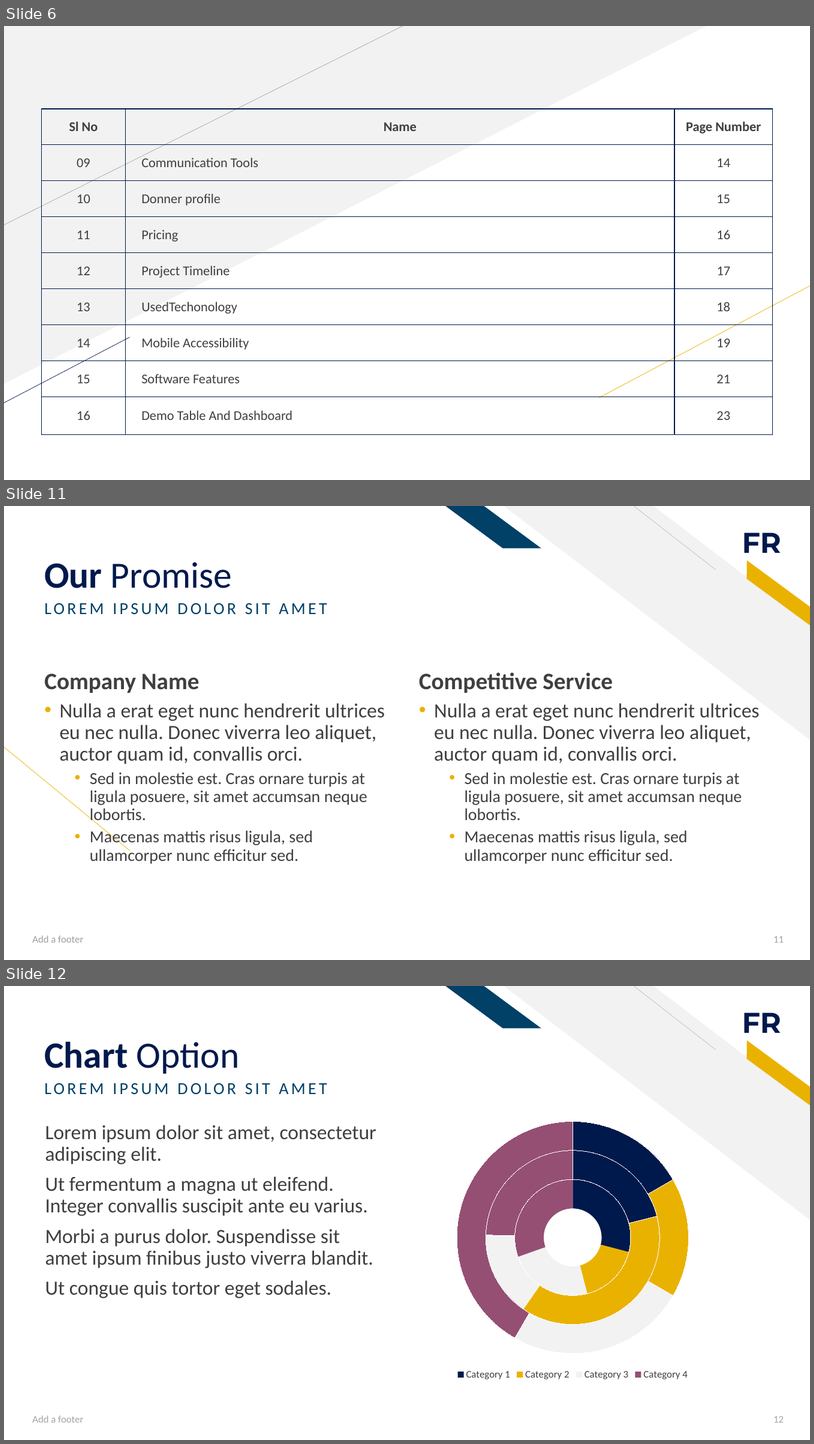
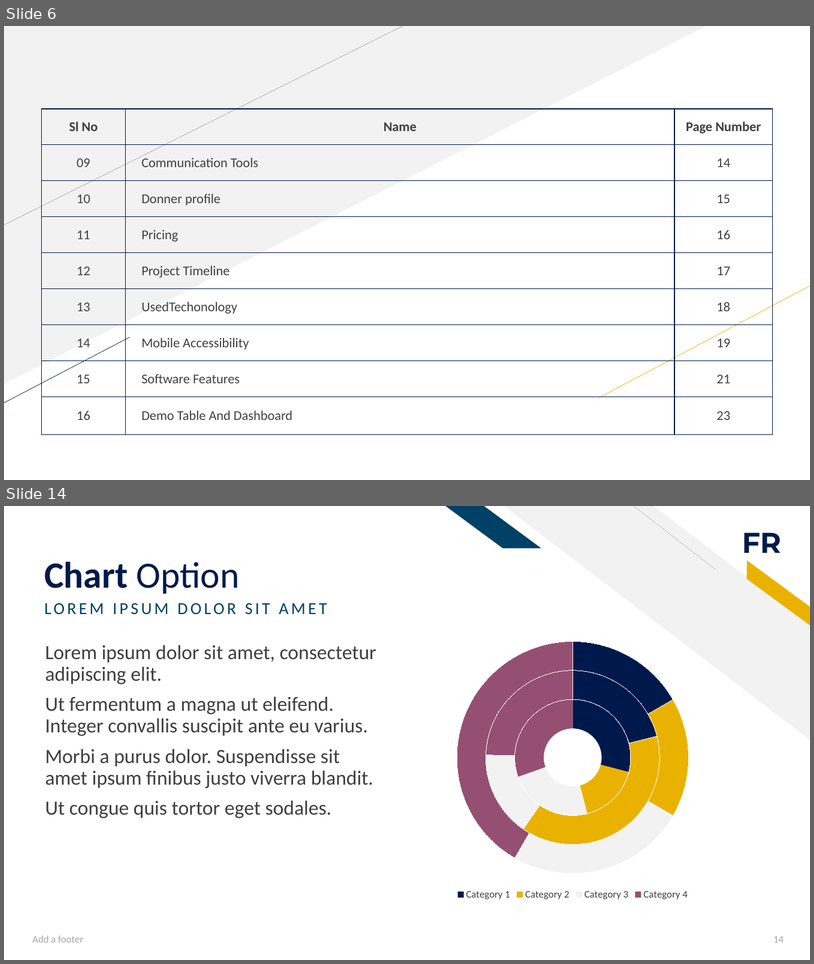
Before and after one commit to SharminAkter13/php_project, a slide deck: Donation Management System.pptx. Shown one above the other, each under a label of ours: slides 6, 11 and 12 before the commit, slides 6 and 14 after it; the slides between them are not shown. The pictures are 814x1444 and 814x964 pixels, drawn with LibreOffice and Linux fonts; fonts in the diff are those of the drawing. Boxes give left, top, right and bottom in pixels: in the first picture for what was removed or moved away, otherwise in the second. Text is boxed around its words. In the diff, an @@ line names an element or a change of style, - is before the commit and + after.

```diff
--- a/Donation Management System.pptx
+++ b/Donation Management System.pptx
@@ slide 11 removed at [4,506,810,960], background #FFFFFF; not listed: 5 template elements that a slide beside it also shows @@
@@ title removed at [44,562,233,588] @@
-Our Promise
@@ text removed at [44,603,327,615] @@
-LOREM IPSUM DOLOR SIT AMET
@@ text removed at [44,673,200,693] @@
-Company Name
@@ text removed at [419,672,613,693] @@
-Competitive Service
@@ text removed at [60,703,385,864] @@
-• Nulla a erat eget nunc hendrerit ultrices eu nec nulla. Donec viverra leo aliquet, auctor quam id, convallis orci.
-  • Sed in molestie est. Cras ornare turpis at ligula posuere, sit amet accumsan neque lobortis.
-  • Maecenas mattis risus ligula, sed ullamcorper nunc efficitur sed.
@@ text removed at [434,703,760,864] @@
-• Nulla a erat eget nunc hendrerit ultrices eu nec nulla. Donec viverra leo aliquet, auctor quam id, convallis orci.
-  • Sed in molestie est. Cras ornare turpis at ligula posuere, sit amet accumsan neque lobortis.
-  • Maecenas mattis risus ligula, sed ullamcorper nunc efficitur sed.
@@ line removed from (130, 850) to (4, 746) @@
@@ text removed at [32,935,83,942] @@
-Add a footer
@@ page number removed at [774,936,784,942] @@
-11
@@ what was slide 12 is now slide 14 @@
@@ page number at [774,936,784,942]: text changed @@
-12
+14
```
Also in this commit, not shown: 3 slides changed, 5 slides added, 2 other slides removed.
